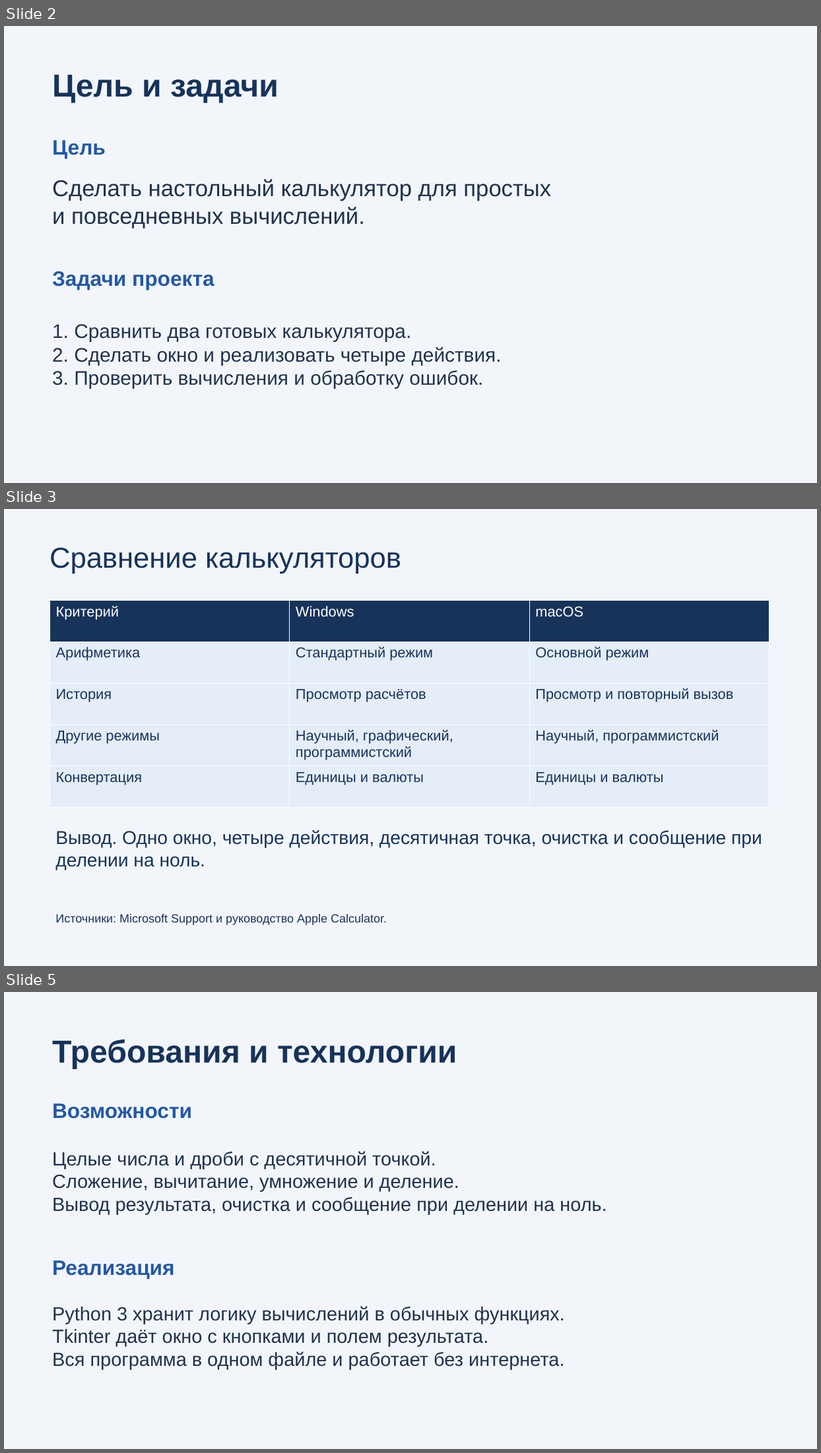
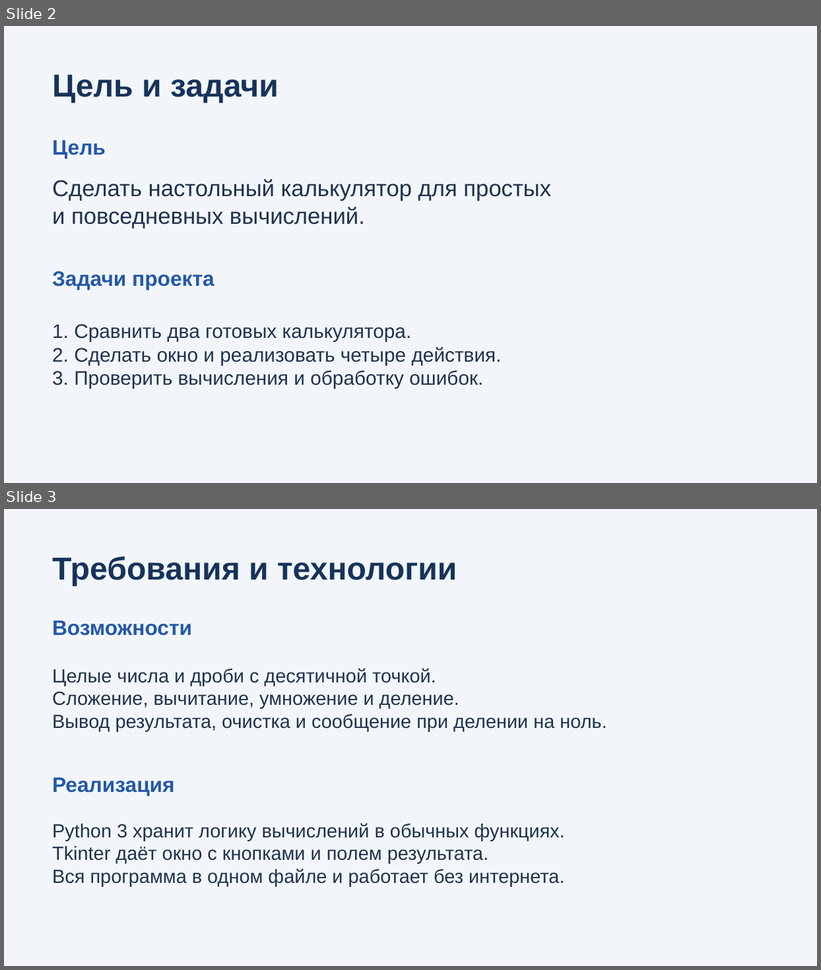
Before and after one commit to ArtikM1106/python-calculator-project, a slide deck: calculator.pptx. Shown one above the other, each under a label of ours: slides 2, 3 and 5 before the commit, slides 2 and 3 after it; the slides between them are not shown. The pictures are 821x1453 and 821x970 pixels, drawn with LibreOffice and Linux fonts; fonts in the diff are those of the drawing. Boxes give left, top, right and bottom in pixels: in the first picture for what was removed or moved away, otherwise in the second. Text is boxed around its words. In the diff, an @@ line names an element or a change of style, - is before the commit and + after.

```diff
--- a/calculator.pptx
+++ b/calculator.pptx
@@ slide 3 removed at bbox=[4, 509, 817, 966], background #F2F6FB @@
@@ text removed at bbox=[50, 547, 401, 574] @@
-Сравнение калькуляторов
@@ table removed at bbox=[50, 601, 769, 808], 5 rows, 3 columns @@
-Критерий | Windows | macOS
-Арифметика | Стандартный режим | Основной режим
-История | Просмотр расчётов | Просмотр и повторный вызов
-Другие режимы | Научный, графический, программистский | Научный, программистский
-Конвертация | Единицы и валюты | Единицы и валюты
@@ text removed at bbox=[55, 830, 762, 871] @@
-Вывод. Одно окно, четыре действия, десятичная точка, очистка и сообщение при делении на ноль.
@@ text removed at bbox=[55, 914, 387, 925] @@
-Источники: Microsoft Support и руководство Apple Calculator.
@@ what was slide 5 is now slide 3 @@
```
Also in this commit, not shown: 5 slides added, 2 other slides removed, 1 other file.
